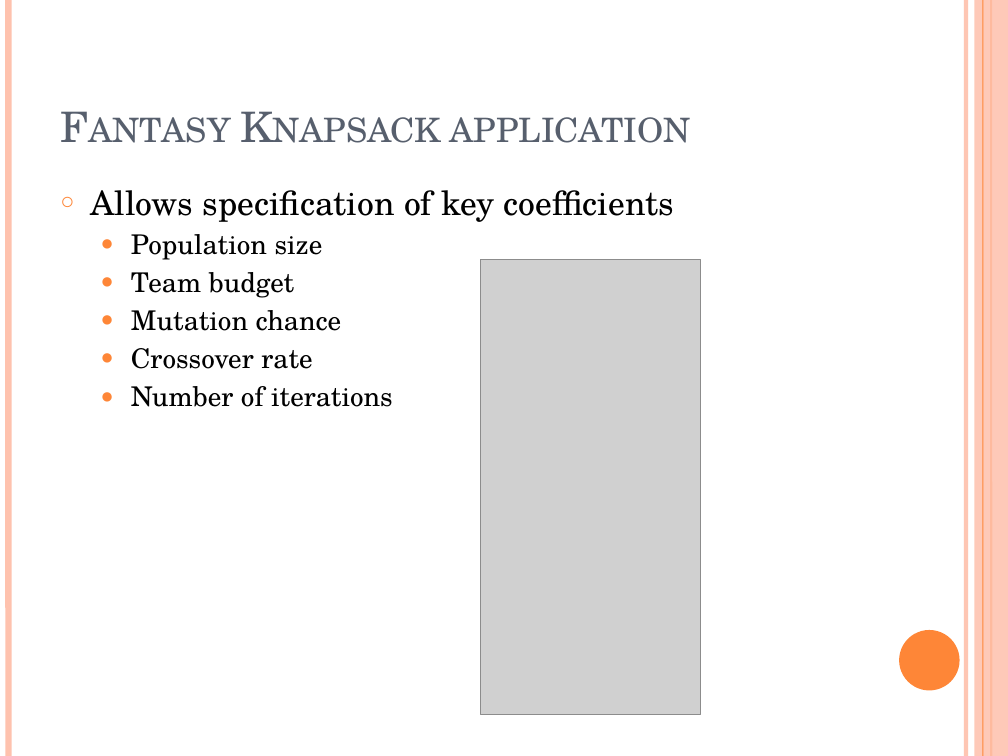
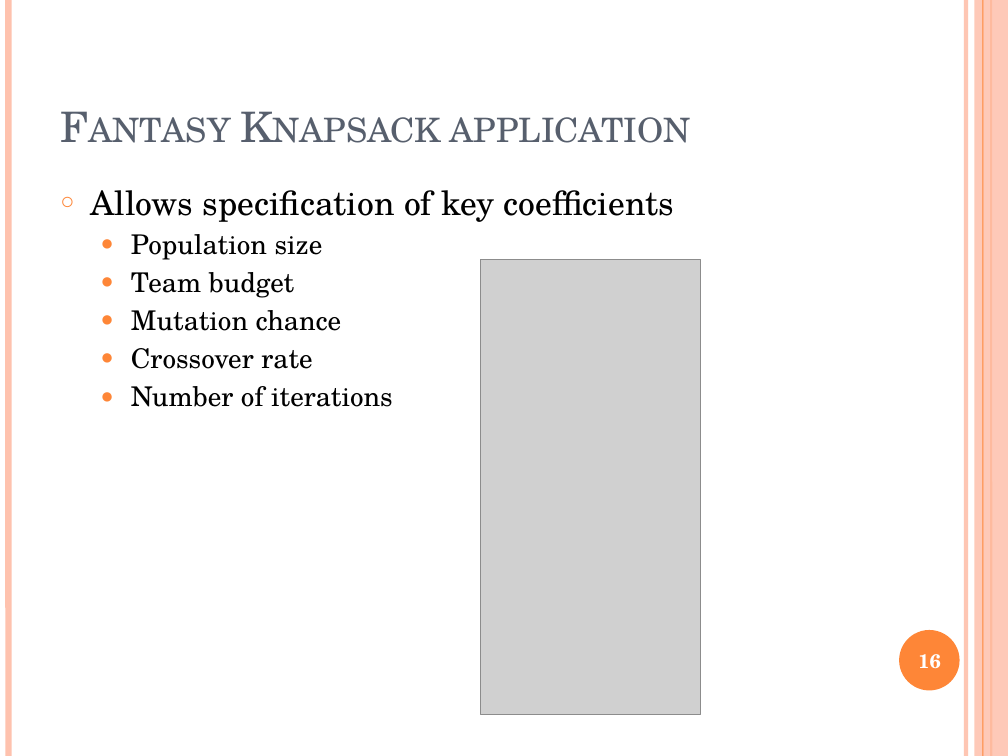
Before and after one commit to Averdose/FantasyKnapsack, a slide deck: slide 16 of Documentation/FantasyKnapsack.pptx. Drawn at 1008x756 pixels with LibreOffice and Linux fonts; fonts in the diff are those of the drawing; grey boxes stand for pictures. Boxes give left, top, right and bottom in pixels: in the first picture for what was removed or moved away, otherwise in the second. Text is boxed around its words. In the diff, an @@ line names an element or a change of style, - is before the commit and + after.

```diff
--- a/Documentation/FantasyKnapsack.pptx
+++ b/Documentation/FantasyKnapsack.pptx
@@ page number added at (918,654,941,669), 14 pt, text #FFFFFF, bold @@
+16
```
Also in this commit, not shown: 19 other slides changed.
